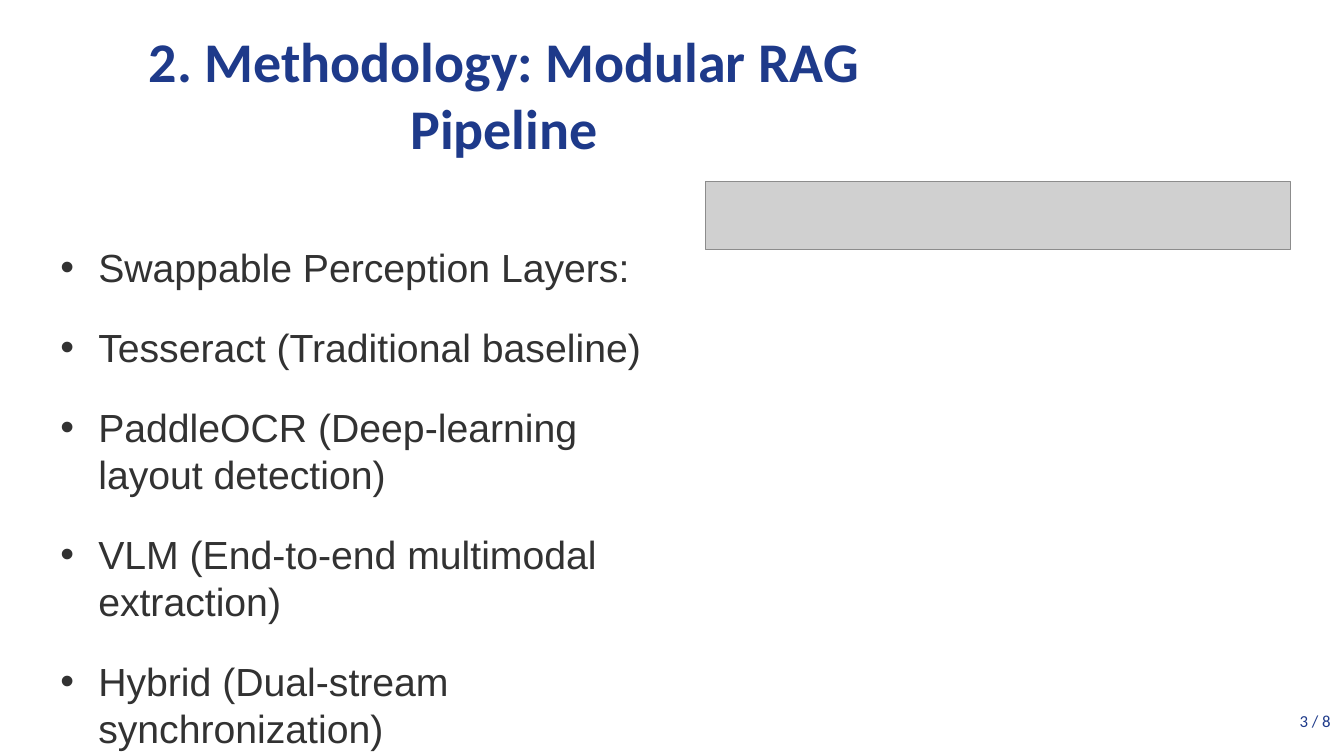
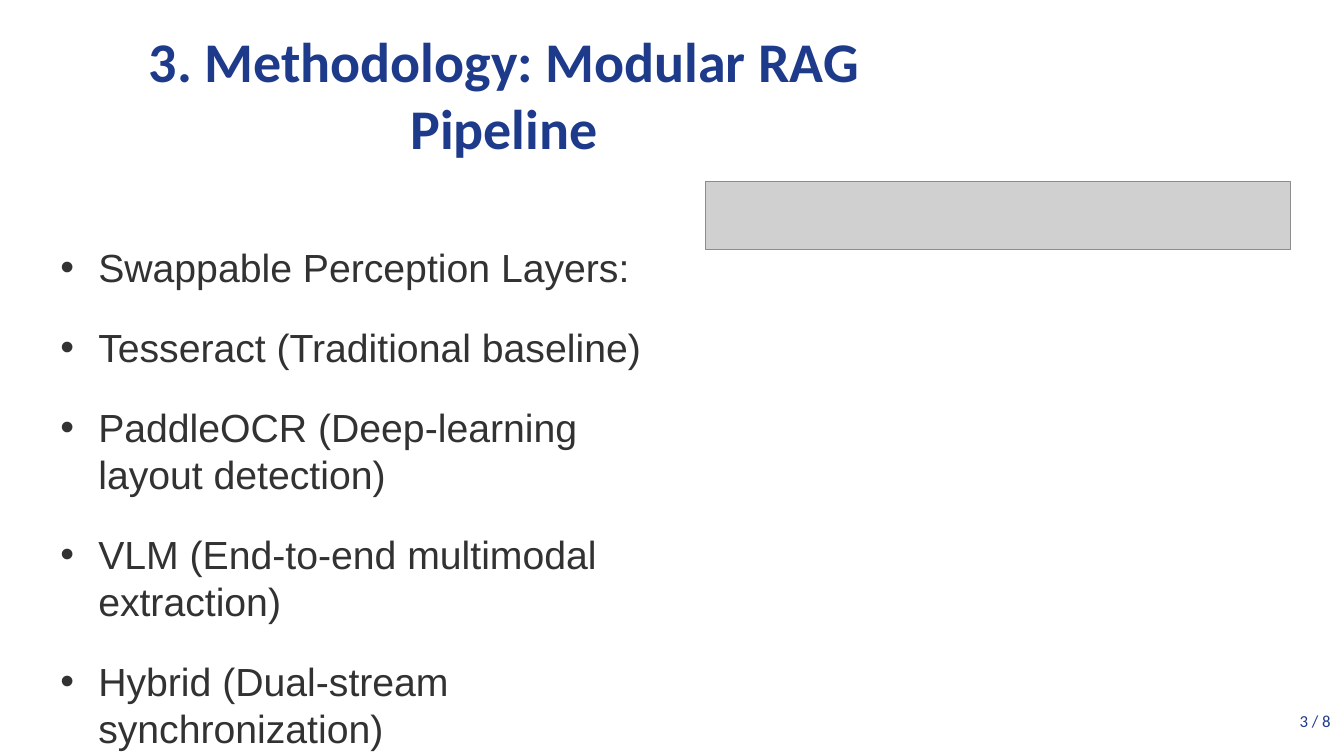
Before and after one commit to DESMOND135/DOCVQA-RAG-PERCEPTION-BENCHMARK, a slide deck: slide 4 of Final/presentation/presentation.pptx. Drawn at 1344x756 pixels with LibreOffice and Linux fonts; fonts in the diff are those of the drawing; grey boxes stand for pictures. Boxes give left, top, right and bottom in pixels: in the first picture for what was removed or moved away, otherwise in the second. Text is boxed around its words. In the diff, an @@ line names an element or a change of style, - is before the commit and + after.

```diff
--- a/Final/presentation/presentation.pptx
+++ b/Final/presentation/presentation.pptx
@@ title at [149,42,858,158]: text changed @@
-2. Methodology: Modular RAG Pipeline
+3. Methodology: Modular RAG Pipeline
```
Also in this commit, not shown: 6 other slides changed, 6 other files.
